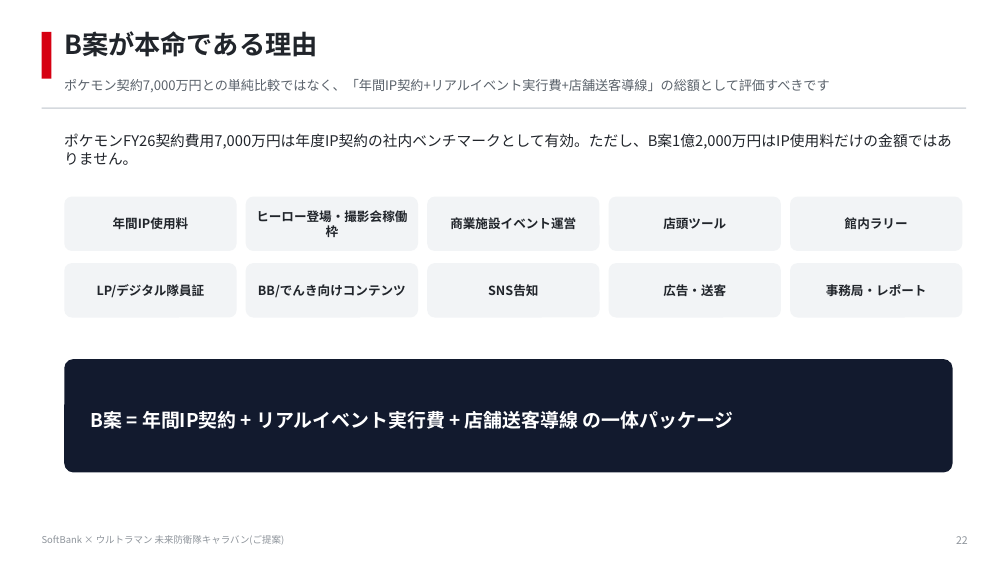
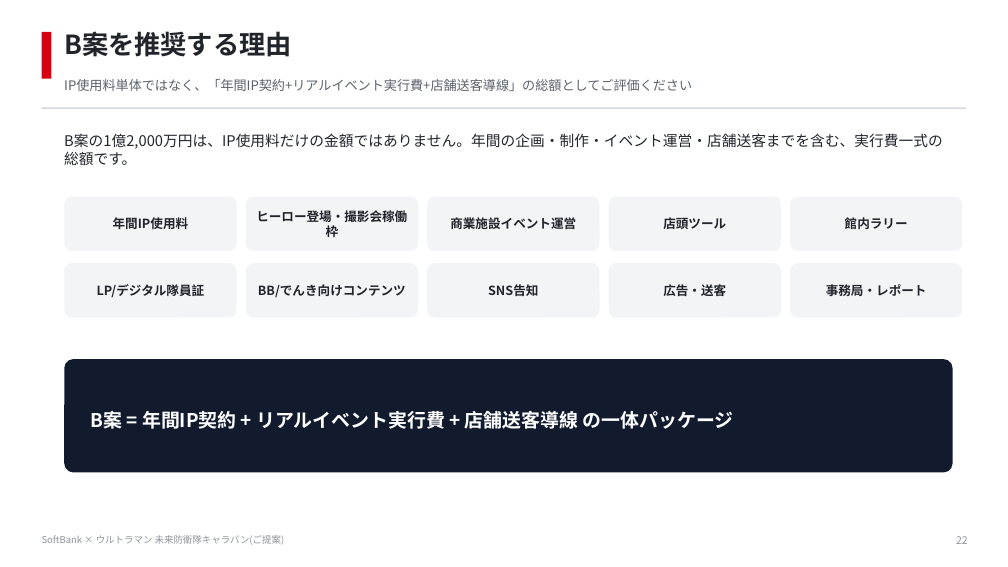
Before and after one commit to hayatoshintani-spe/kessho-lens, a slide deck: slide 22 of docs/proposals/softbank-ultraman-caravan/SoftBank_Ultraman_未来防衛隊キャラバン_提案資料.pptx. Drawn at 1008x567 pixels with LibreOffice and Linux fonts; fonts in the diff are those of the drawing. Boxes give left, top, right and bottom in pixels: in the first picture for what was removed or moved away, otherwise in the second. Text is boxed around its words. In the diff, an @@ line names an element or a change of style, - is before the commit and + after.

```diff
--- a/docs/proposals/softbank-ultraman-caravan/SoftBank_Ultraman_未来防衛隊キャラバン_提案資料.pptx
+++ b/docs/proposals/softbank-ultraman-caravan/SoftBank_Ultraman_未来防衛隊キャラバン_提案資料.pptx
@@ text at (64,31,292,57): text changed @@
-B案が本命である理由
+B案を推奨する理由
@@ text at (64,79,692,91): text changed @@
-ポケモン契約7,000万円との単純比較ではなく、「年間IP契約+リアルイベント実行費+店舗送客導線」の総額として評価すべきです
+IP使用料単体ではなく、「年間IP契約+リアルイベント実行費+店舗送客導線」の総額としてご評価ください
@@ text at (64,133,943,165): text changed @@
-ポケモンFY26契約費用7,000万円は年度IP契約の社内ベンチマークとして有効。ただし、B案1億2,000万円はIP使用料だけの金額ではありません。
+B案の1億2,000万円は、IP使用料だけの金額ではありません。年間の企画・制作・イベント運営・店舗送客までを含む、実行費一式の総額です。
```
Also in this commit, not shown: 12 other slides changed, 1 other file.
